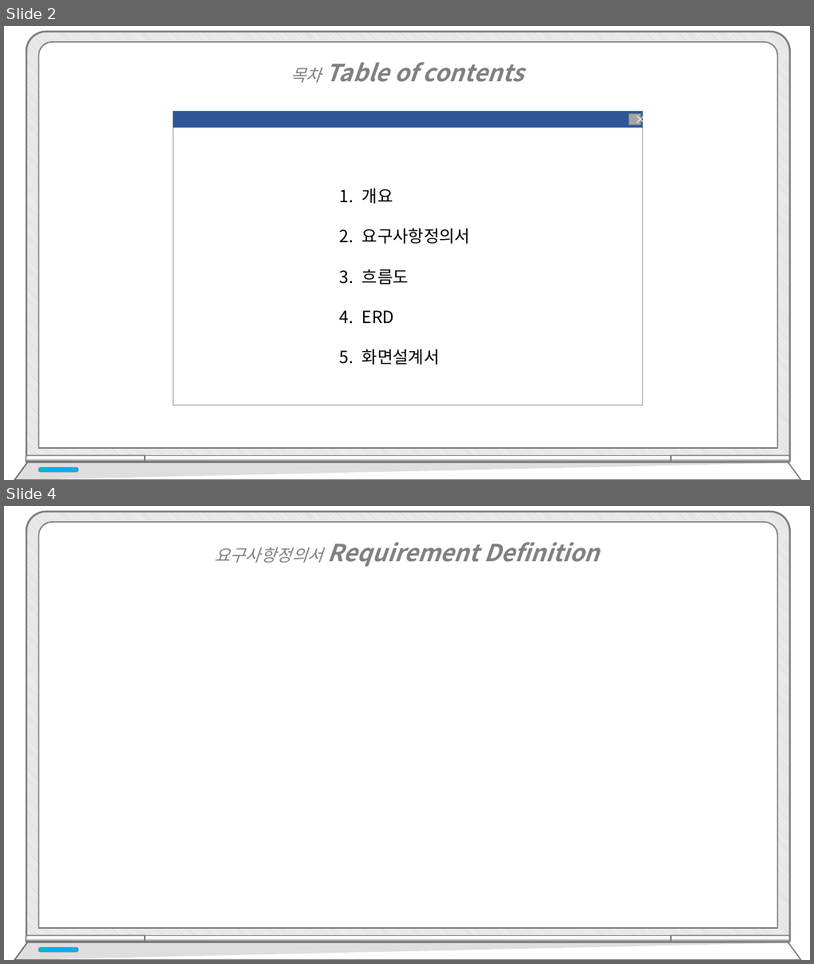
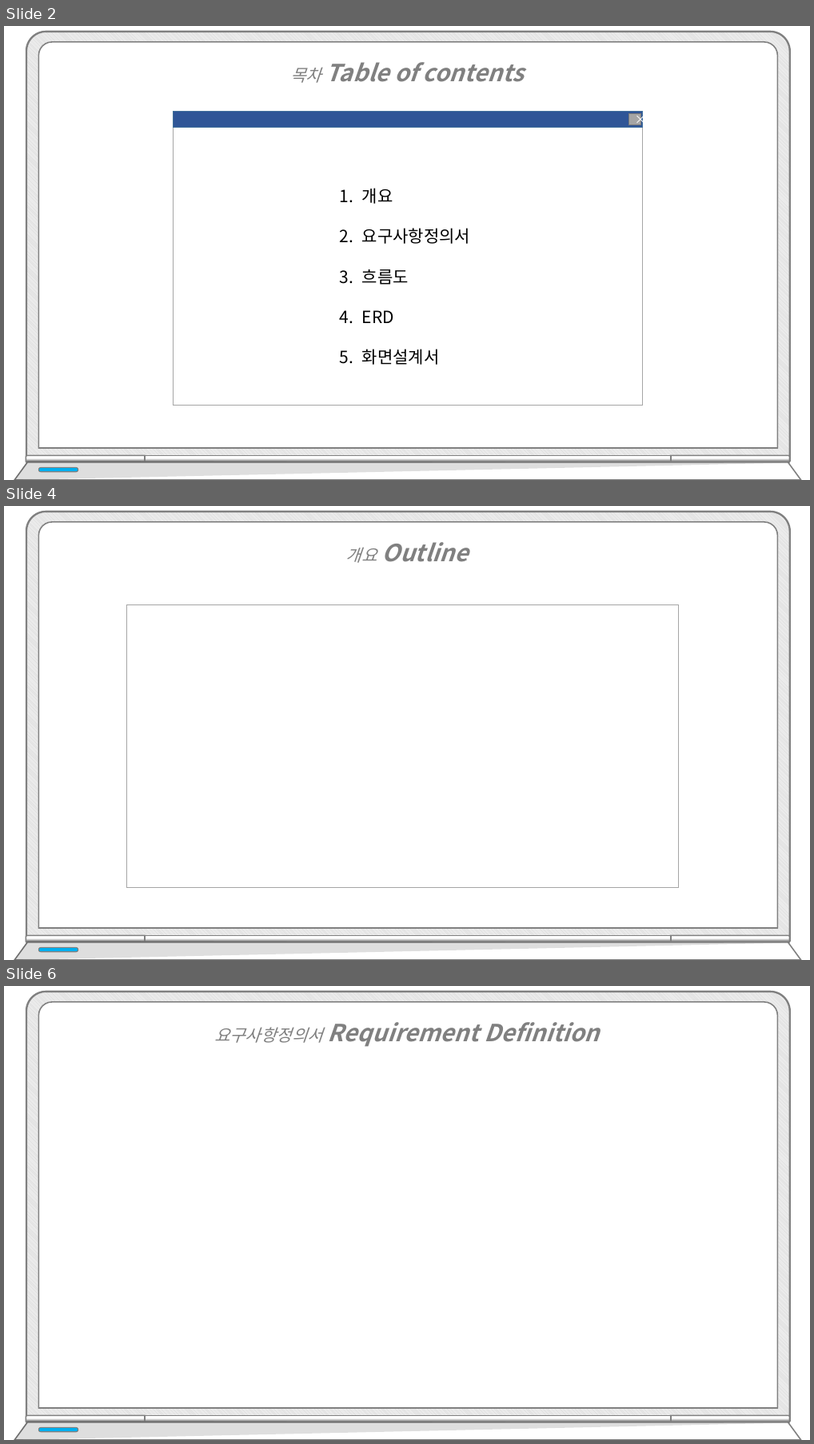
Before and after one commit to hhsw07/ezen-academy-projects, a slide deck: WebContent/발표/프로젝트5.pptx. Shown one above the other, each under a label of ours: slides 2 and 4 before the commit, slides 2, 4 and 6 after it; the slides between them are not shown. The pictures are 814x964 and 814x1444 pixels, drawn with LibreOffice and Linux fonts; fonts in the diff are those of the drawing; background and template pictures are left out. Boxes give left, top, right and bottom in pixels: in the first picture for what was removed or moved away, otherwise in the second. Text is boxed around its words. In the diff, an @@ line names an element or a change of style, - is before the commit and + after.

```diff
--- a/WebContent/발표/프로젝트5.pptx
+++ b/WebContent/발표/프로젝트5.pptx
@@ slide 4 added at [4, 506, 810, 960], background #FFFFFF @@
@@ text added at [346, 542, 468, 563], 28 pt, text #808080, bold, italic @@
+개요 Outline
@@ rectangle added at [127, 604, 678, 887], fill #FFFFFF, outline #A5A5A5 1 pt @@
@@ group added at [14, 512, 802, 960]: 5 round same rects, 2 freeform shapes, 1 rounded rectangle @@
@@ what was slide 4 is now slide 6 @@
```
Also in this commit, not shown: 1 slide changed, 5 other slides added.
